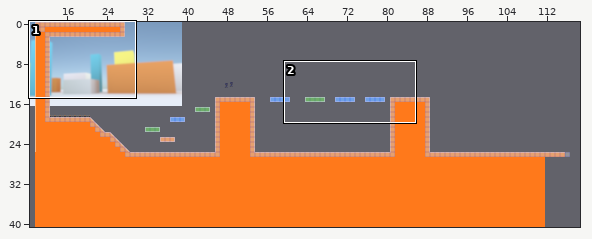
Two states of a Tiled map, assets/maps/level2.tmx. The picture above shows the old version from afar; the outline marks the close-up.
Close-up. The starting point:
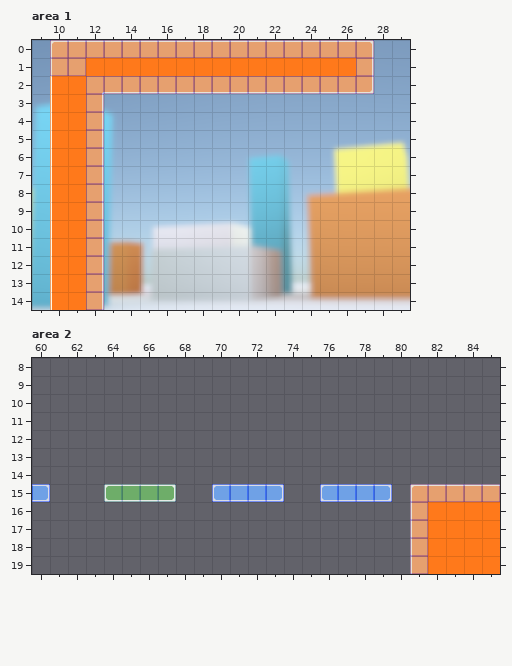
Cells are 32x32 px. Shown: area 1 x 9..29, y 0..14; area 2 x 60..85, y 8..19. The commit also changed other parts of the map, which this record leaves out.
After:
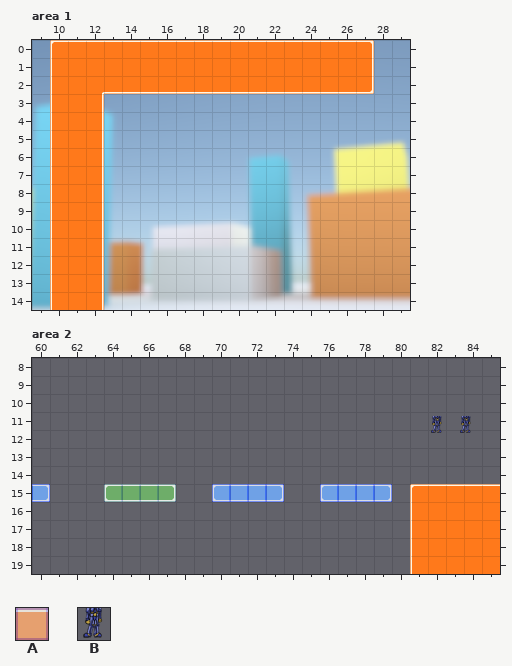
Key: from "collision": A 0; from "tilemap2": B 12.
_ is an empty cell.
Objects are placed by their top-left corner, in cells (3,4 is the top-left corner of cell 3,4); size is 1x1 cell unless given.
See-through tiles are keyed as they look on the map.
The edit:
Layer "SharedCollision" (now hidden), area 1:
y 0: x 10..27 AAAAAAAAAAAAAAAAAA -> __________________
y 1: x 10..11 AA -> __; x 27 A -> _
y 2: x 12..27 AAAAAAAAAAAAAAAA -> ________________
y 3..14: x 12 A -> _
Layer "Objects", area 2:
changed: outside this view -> B "player2" at 83.6,11.2
changed: outside this view -> B "player1" at 82,11.2
Layer "SharedCollision" (now hidden), area 2:
y 15: x 81..85 AAAAA -> _____
y 16..19: x 81 A -> _
Changed places in both close-ups, as pixel boxes (x1, y1, x2, y2):
removed: (50, 40, 374, 310)
new place: (431, 416, 442, 433)
new place: (460, 416, 471, 433)
removed: (410, 484, 500, 574)
